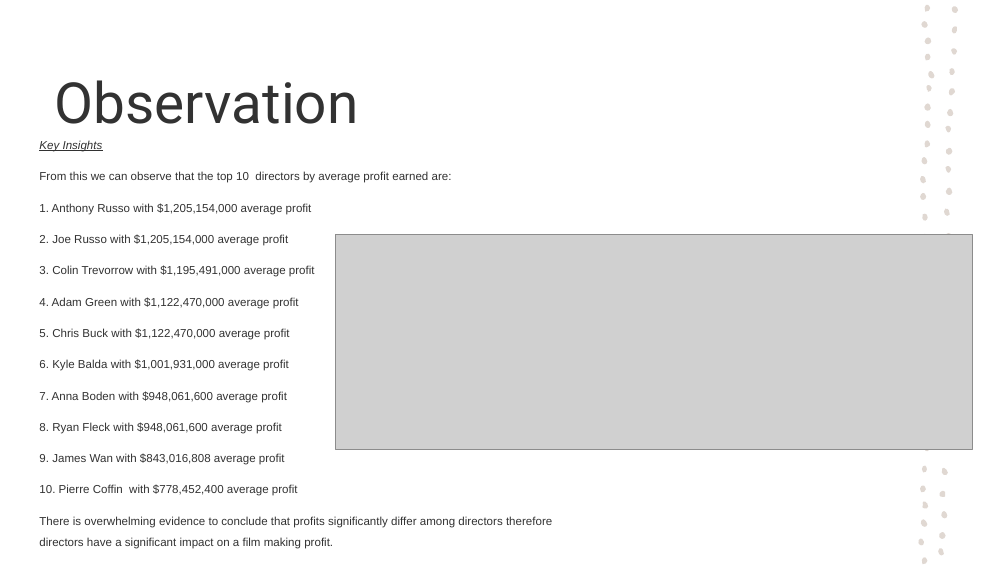
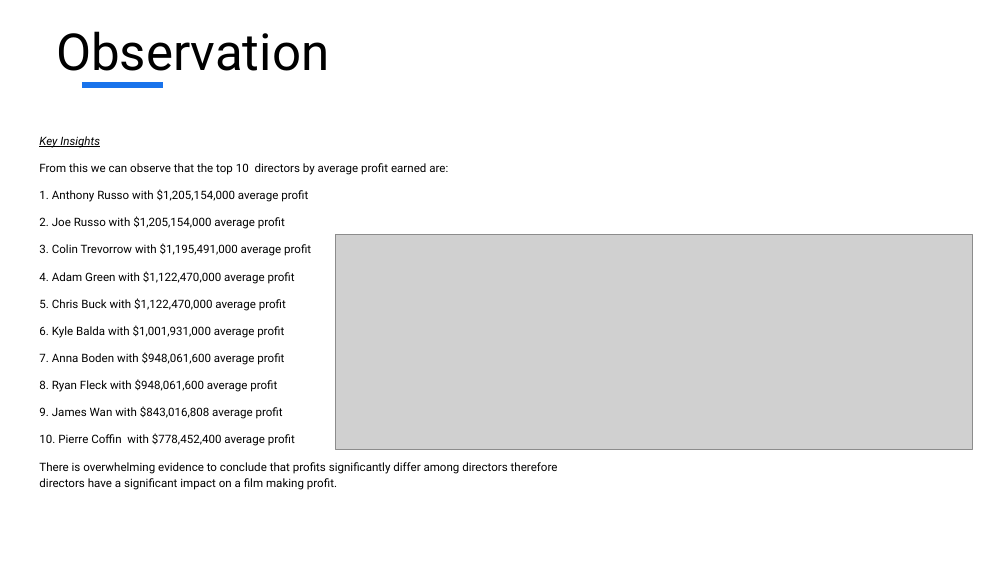
Before and after one commit to Rodgerdev/movies_data_project, a slide deck: slide 13 of Power point presentation/Box_Office_Trend_Analysis.pptx. Drawn at 1008x567 pixels with LibreOffice and Linux fonts; fonts in the diff are those of the drawing; grey boxes stand for pictures. Boxes give left, top, right and bottom in pixels: in the first picture for what was removed or moved away, otherwise in the second. Text is boxed around its words. In the diff, an @@ line names an element or a change of style, - is before the commit and + after.

```diff
--- a/Power point presentation/Box_Office_Trend_Analysis.pptx
+++ b/Power point presentation/Box_Office_Trend_Analysis.pptx
@@ title "Observation": place and size @@
-title "Observation" at bbox=[55, 80, 359, 124]
+title "Observation" at bbox=[56, 31, 329, 71]
@@ title "Observation" at bbox=[56, 31, 329, 71]: size 54 to 48.6 pt, text colour #323232 to #000000 @@
@@ line added from (82, 85) to (163, 85), #1973EB 6 pt @@
@@ text "Key Insights" at bbox=[39, 136, 558, 474]: font Arial to Roboto, text colour #323232 to #000000; line spacing 1.5 to 1.2 @@
@@ group removed at bbox=[918, 2, 959, 565]: 36 freeform shapes @@
```
Also in this commit, not shown: 20 other slides changed, 2 other files.
